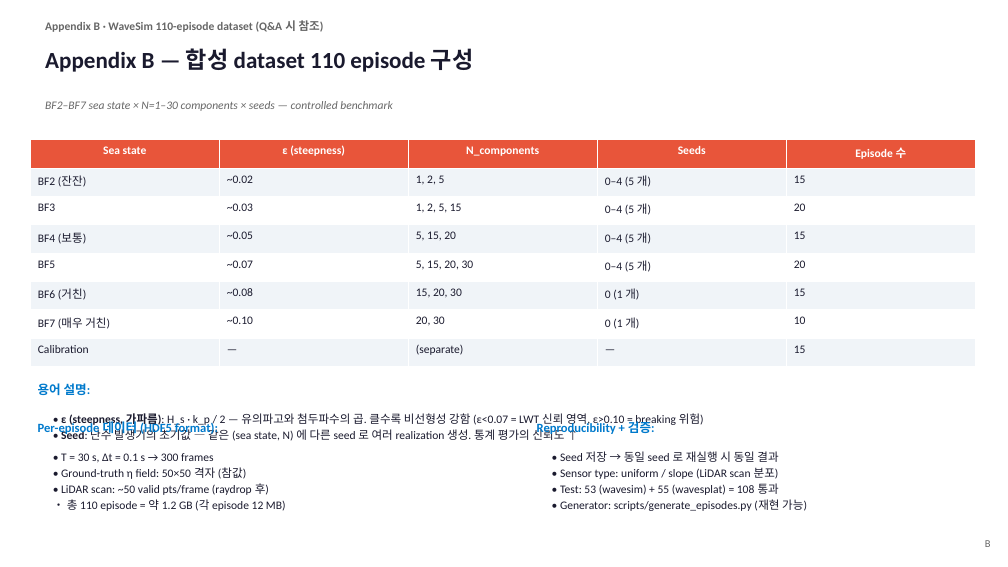
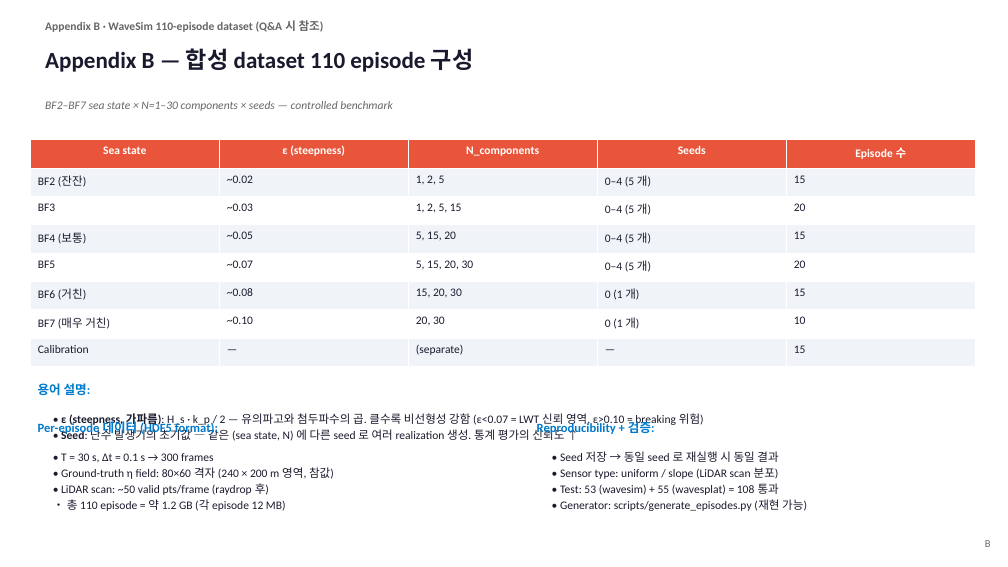
Before and after one commit to SAEYONGPARK94/wavesplat, a slide deck: slide 27 of wavesplat/docs/labmeeting_2026_05_13.pptx. Drawn at 1008x567 pixels with LibreOffice and Linux fonts; fonts in the diff are those of the drawing. Boxes give left, top, right and bottom in pixels: in the first picture for what was removed or moved away, otherwise in the second. Text is boxed around its words. In the diff, an @@ line names an element or a change of style, - is before the commit and + after.

```diff
--- a/wavesplat/docs/labmeeting_2026_05_13.pptx
+++ b/wavesplat/docs/labmeeting_2026_05_13.pptx
@@ text at bbox=[61, 467, 334, 479]: text changed @@
-• Ground-truth η field: 50×50 격자 (참값)
+• Ground-truth η field: 80×60 격자 (240 × 200 m 영역, 참값)
```
Also in this commit, not shown: 4 other slides changed, 2 other files.
